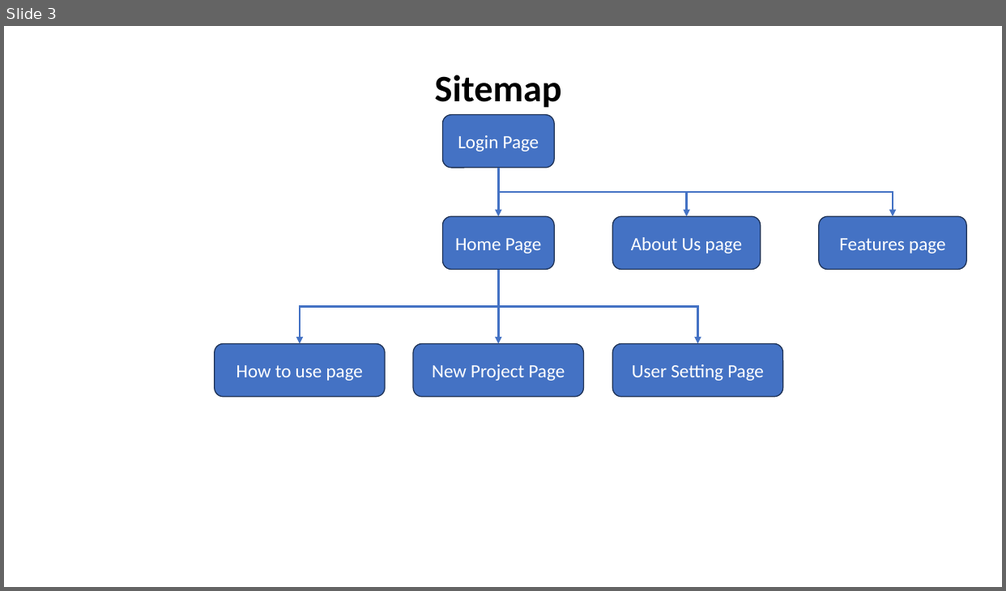
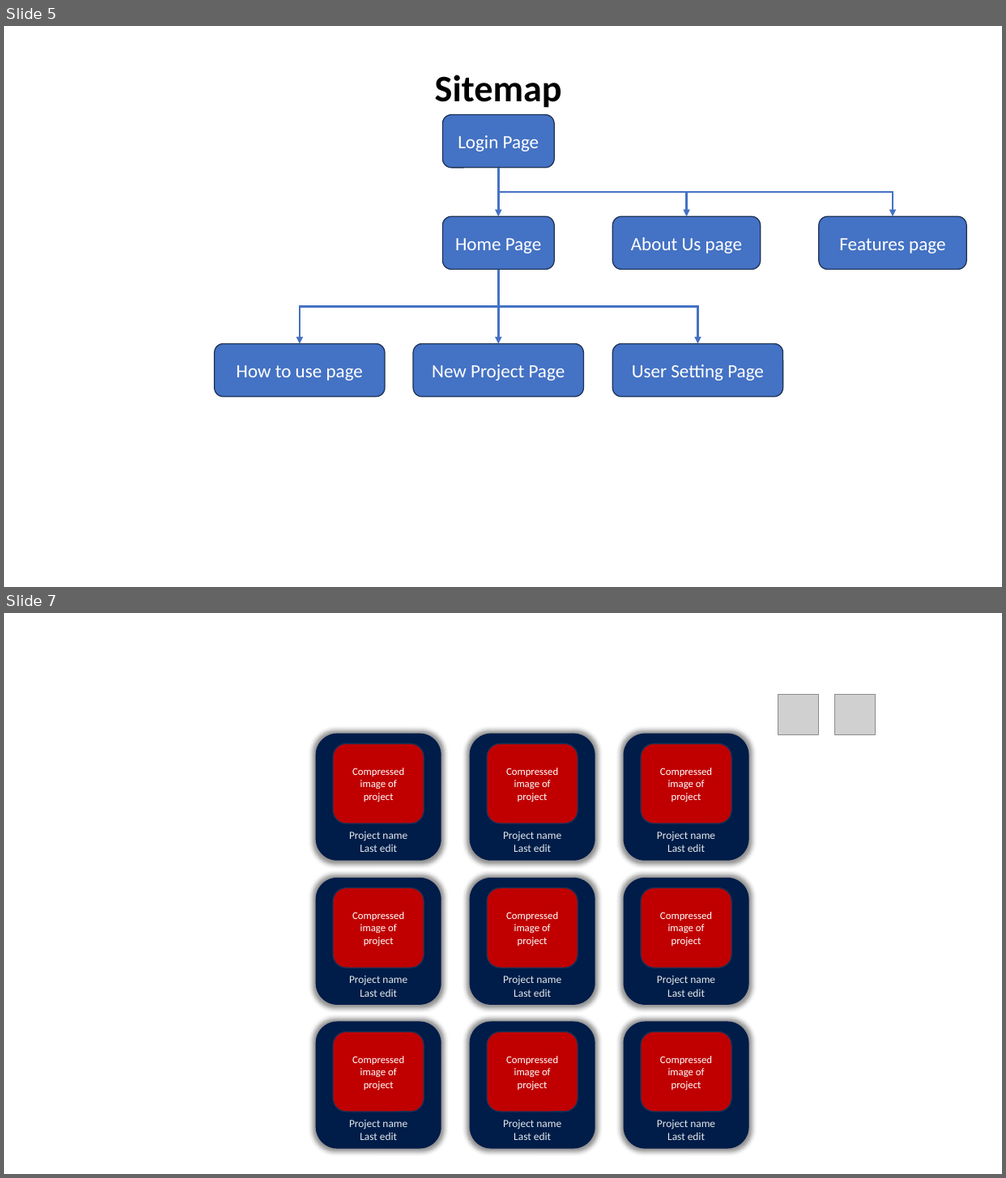
Before and after one commit to LargeDumpsterFire/CSC337-Final-Project, a slide deck: Sitemap ect.pptx. Shown one above the other, each under a label of ours: slide 3 before the commit, slides 5 and 7 after it; the slides between them are not shown. The pictures are 1006x591 and 1006x1178 pixels, drawn with LibreOffice and Linux fonts; fonts in the diff are those of the drawing; grey boxes stand for pictures. Boxes give left, top, right and bottom in pixels: in the first picture for what was removed or moved away, otherwise in the second. Text is boxed around its words. In the diff, an @@ line names an element or a change of style, - is before the commit and + after.

```diff
--- a/Sitemap ect.pptx
+++ b/Sitemap ect.pptx
@@ slide 7 added at (x1=4, y1=613, x2=1002, y2=1174), background #FFFFFF @@
@@ picture added at (x1=779, y1=694, x2=819, y2=735) @@
@@ picture added at (x1=835, y1=694, x2=876, y2=735) @@
@@ rounded rectangle added at (x1=317, y1=735, x2=441, y2=859), fill #001C48, outline #001C48 2.25 pt @@
@@ rounded rectangle added at (x1=333, y1=744, x2=424, y2=824), fill #C00000, outline #1E3256 1 pt, 10 pt, text #FFFFFF @@
+Compressed image of project
@@ rounded rectangle added at (x1=471, y1=735, x2=594, y2=859), fill #001C48, outline #001C48 2.25 pt @@
@@ rounded rectangle added at (x1=487, y1=744, x2=577, y2=824), fill #C00000, outline #1E3256 1 pt, 10 pt, text #FFFFFF @@
+Compressed image of project
@@ rounded rectangle added at (x1=624, y1=735, x2=748, y2=859), fill #001C48, outline #001C48 2.25 pt @@
@@ rounded rectangle added at (x1=641, y1=744, x2=731, y2=824), fill #C00000, outline #1E3256 1 pt, 10 pt, text #FFFFFF @@
+Compressed image of project
@@ text added at (x1=349, y1=832, x2=407, y2=852), 10.5 pt, text #E2E9EB @@
+Project name
+Last edit
@@ text added at (x1=503, y1=832, x2=561, y2=852), 10.5 pt, text #E2E9EB @@
+Project name
+Last edit
@@ text added at (x1=657, y1=832, x2=715, y2=852), 10.5 pt, text #E2E9EB @@
+Project name
+Last edit
@@ rounded rectangle added at (x1=317, y1=879, x2=441, y2=1003), fill #001C48, outline #001C48 2.25 pt @@
@@ rounded rectangle added at (x1=471, y1=879, x2=594, y2=1003), fill #001C48, outline #001C48 2.25 pt @@
@@ rounded rectangle added at (x1=624, y1=879, x2=748, y2=1003), fill #001C48, outline #001C48 2.25 pt @@
@@ rounded rectangle added at (x1=333, y1=888, x2=424, y2=968), fill #C00000, outline #1E3256 1 pt, 10 pt, text #FFFFFF @@
+Compressed image of project
@@ rounded rectangle added at (x1=487, y1=888, x2=577, y2=968), fill #C00000, outline #1E3256 1 pt, 10 pt, text #FFFFFF @@
+Compressed image of project
@@ rounded rectangle added at (x1=641, y1=888, x2=731, y2=968), fill #C00000, outline #1E3256 1 pt, 10 pt, text #FFFFFF @@
+Compressed image of project
@@ text added at (x1=349, y1=976, x2=407, y2=997), 10.5 pt, text #E2E9EB @@
+Project name
+Last edit
@@ text added at (x1=503, y1=976, x2=561, y2=997), 10.5 pt, text #E2E9EB @@
+Project name
+Last edit
@@ text added at (x1=657, y1=976, x2=715, y2=997), 10.5 pt, text #E2E9EB @@
+Project name
+Last edit
@@ rounded rectangle added at (x1=317, y1=1023, x2=441, y2=1148), fill #001C48, outline #001C48 2.25 pt @@
@@ rounded rectangle added at (x1=471, y1=1023, x2=594, y2=1148), fill #001C48, outline #001C48 2.25 pt @@
@@ rounded rectangle added at (x1=624, y1=1023, x2=748, y2=1148), fill #001C48, outline #001C48 2.25 pt @@
@@ rounded rectangle added at (x1=333, y1=1033, x2=424, y2=1112), fill #C00000, outline #1E3256 1 pt, 10 pt, text #FFFFFF @@
+Compressed image of project
@@ rounded rectangle added at (x1=487, y1=1033, x2=577, y2=1112), fill #C00000, outline #1E3256 1 pt, 10 pt, text #FFFFFF @@
+Compressed image of project
@@ rounded rectangle added at (x1=641, y1=1033, x2=731, y2=1112), fill #C00000, outline #1E3256 1 pt, 10 pt, text #FFFFFF @@
+Compressed image of project
@@ text added at (x1=349, y1=1120, x2=407, y2=1140), 10.5 pt, text #E2E9EB @@
+Project name
+Last edit
@@ text added at (x1=503, y1=1120, x2=561, y2=1140), 10.5 pt, text #E2E9EB @@
+Project name
+Last edit
@@ text added at (x1=657, y1=1120, x2=715, y2=1140), 10.5 pt, text #E2E9EB @@
+Project name
+Last edit
@@ what was slide 3 is now slide 5 @@
```
Also in this commit, not shown: 3 other slides added, 3 other files.
